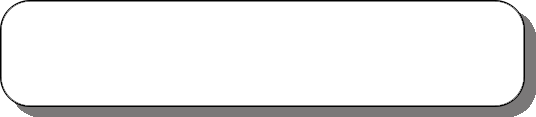
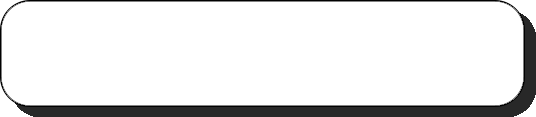
Revision of a layered (536, 117) image; what changed, layer by layer:
painted on "Rounded Rectangle 1 copy" over (x1=15, y1=13, x2=536, y2=117)
